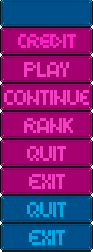
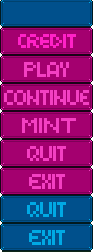
Layer changes from the first w=93, h=252 image to the second:
removed layer "Credit" over [23, 118, 73, 133]
painted on "button_play_hover.png" over [22, 118, 76, 133]
